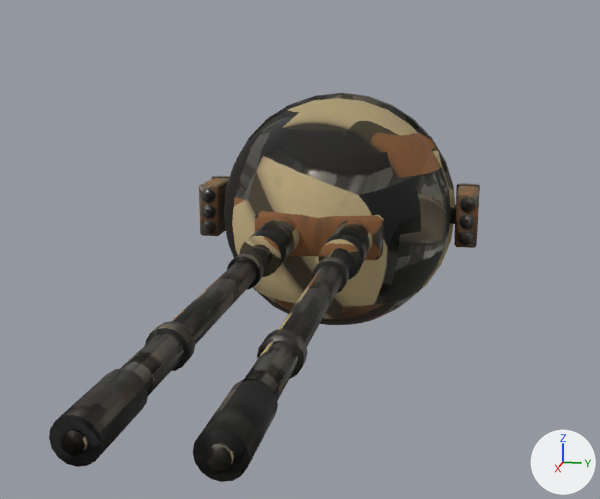
Renders of the glTF model game/models/turrets/turret_kit_tail_ball_t1.glb from each side of a commit.
The view is the same before and after, from a camera (50 mm lens) standing at (2.153, 0.331, 0.433) and looking at (0.526, 0.006, 0.026). The axes (+X, +Y, +Z) are drawn at lower right. The lights are the same throughout. The first picture is the older version. Where no turn or scale is listed for an object, it has been applied to the vertices. Vertices at exactly the same position are counted once.

Before the edit, the objects in view are built like this:
```python
me_cube_001 = bpy.data.meshes.new('Cube.001')
me_cube_001.from_pydata(...)  # 376 vertices, 680 faces; spans x -0.124..0.048, y -0.37..0.37, z -0.072..0.072
me_cube_001.materials.append(mat_turret_paint_pods)
me_sphere = bpy.data.meshes.new('Sphere')
me_sphere.from_pydata(...)  # 846 vertices, 1632 faces; spans x -0.3..1.37, y -0.31..0.31, z -0.31..0.31
me_sphere.materials.append(mat_turret_paint)
ob_pods = bpy.data.objects.new('pods', me_cube_001)
ob_pods.location = (0.0, 0.0, 0.0)
ob_turret_tail_ball_t1 = bpy.data.objects.new('turret_tail_ball_t1', me_sphere)
ob_turret_tail_ball_t1.location = (0.0, 0.0, 0.0)
```
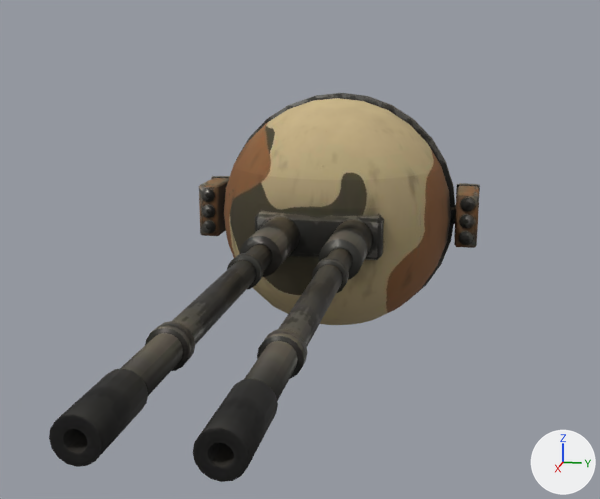
Where the change shows, as pixel boxes [x1, y1, x2, y2] in the pictures (600 x 499 px; the box of a moved part takes in the faces that stretch with it):
part 1 of me_sphere, moved or reshaped
    both: [49, 421, 249, 482]
part 2 of me_sphere, surface changed
    both: [70, 93, 455, 437]

The edits, one by one:
me_sphere is used by ob_turret_tail_ball_t1; location (0.0, 0.0, 0.0).
me_sphere had 846 vertices, 1632 faces and spanned x -0.3..1.37, y -0.31..0.31, z -0.31..0.31.
me_sphere now has 862 vertices, 1672 faces and spans x -0.3..1.36, y -0.31..0.31, z -0.31..0.31.
Part 1, on me_sphere:
17 vertices are removed from x 1.37, y -0.1..0.1, z -0.01..0.01.
129 faces are deleted.
3 vertices in x 1.37, y -0.08..0.09, z -0.01 move by (-0.07, 0.01, 0.0).
3 vertices in x 1.37, y -0.09..0.09, z -0.01..0.01 move by (-0.07, 0.0, 0.0).
2 vertices move from x 1.36..1.37, y -0.09..0.09, z -0.01..0.01 to x 1.3..1.36, y -0.09..0.08, z -0.01..0.01.
25 new vertices lie (-0.06, 0.0, 0.0) away from vertices in x 1.36, y -0.1..0.1, z -0.01..0.01.
8 new vertices lie (0.06, 0.0, 0.0) away from vertices in x 1.3, y -0.1..0.1, z -0.01..0.01.
169 new faces join them.
me_sphere part 2: 1466 kept faces spanning x -0.3..1.36, y -0.31..0.31, z -0.31..0.31 get new texture (UV) coordinates.
